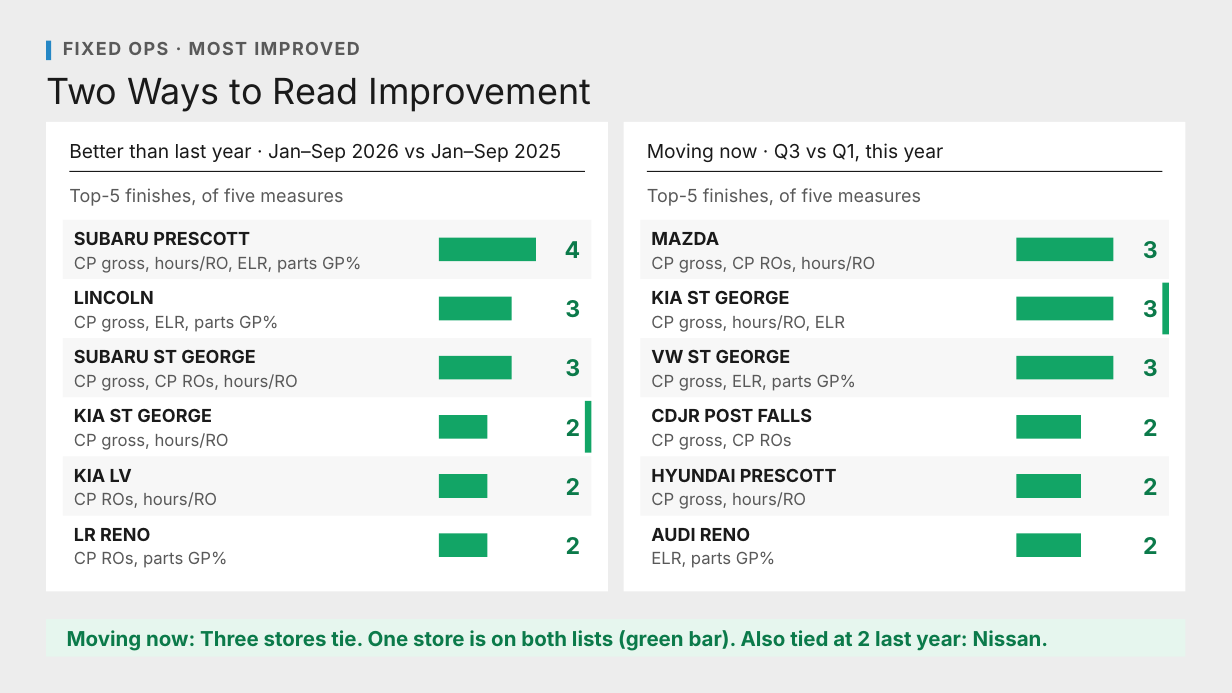
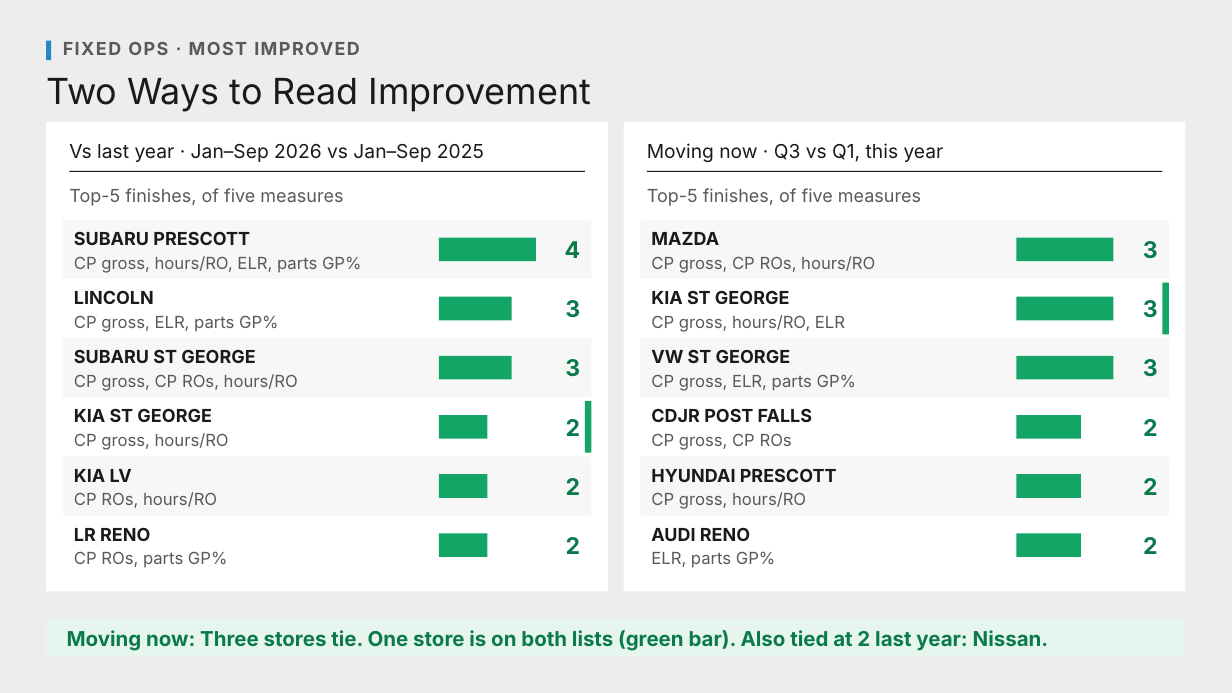
Before and after one commit to Ndresner/Noah, a slide deck: slide 10 of day2-deck/decks/Most Improved v2 - Review.pptx (slide 9 before the commit). Drawn at 1232x693 pixels with LibreOffice and Linux fonts; fonts in the diff are those of the drawing. Boxes give left, top, right and bottom in pixels: in the first picture for what was removed or moved away, otherwise in the second. Text is boxed around its words. In the diff, an @@ line names an element or a change of style, - is before the commit and + after.

```diff
--- a/day2-deck/decks/Most Improved v2 - Review.pptx
+++ b/day2-deck/decks/Most Improved v2 - Review.pptx
@@ text at (x1=69, y1=144, x2=484, y2=162): text changed @@
-Better than last year · Jan–Sep 2026 vs Jan–Sep 2025
+Vs last year · Jan–Sep 2026 vs Jan–Sep 2025
```
Also in this commit, not shown: 8 other slides changed, 1 slide added, 8 other files.
